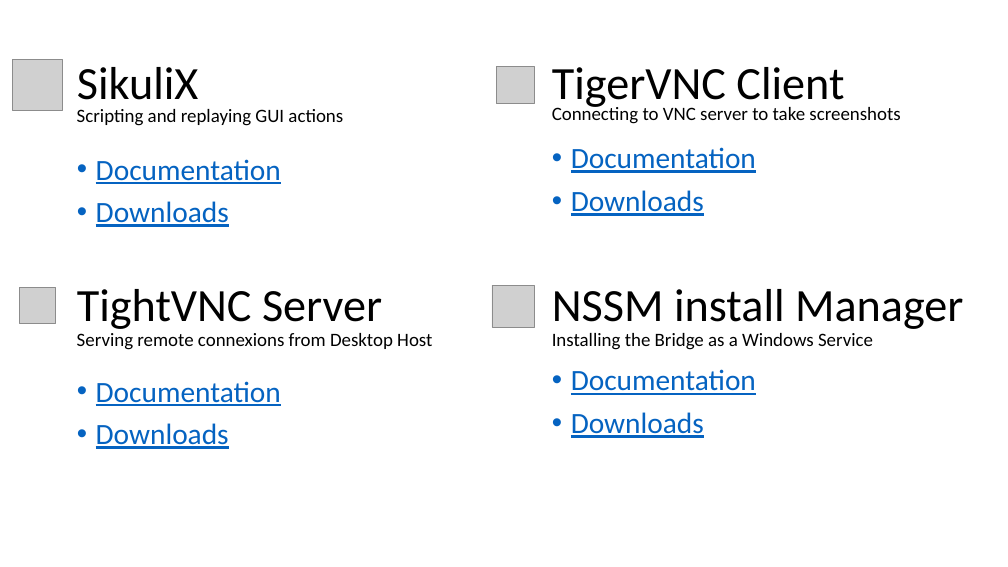
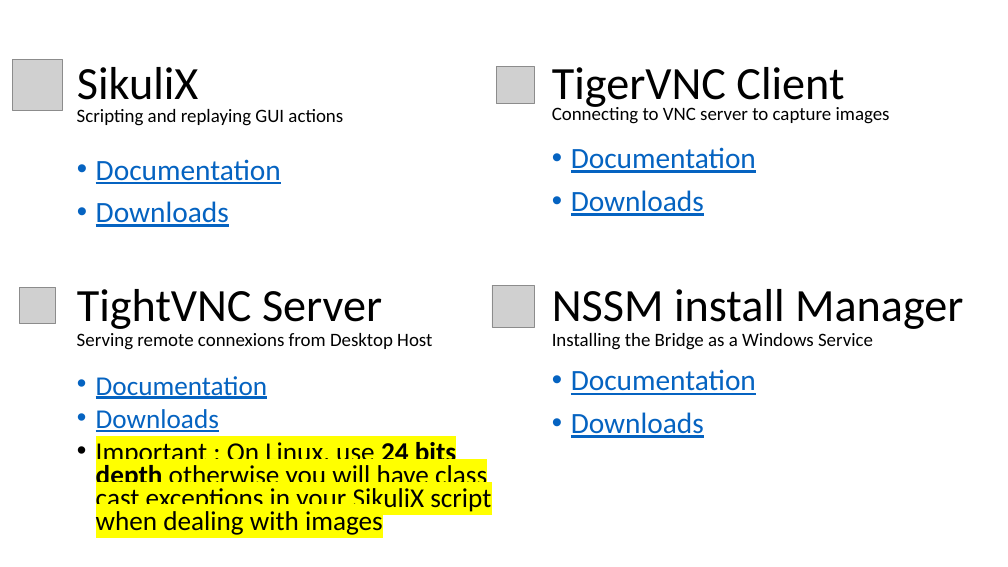
Before and after one commit to LO-RAN/dt_sikulix_bridge, a slide deck: slide 4 of documentation/dt_sikulix_bridge.pptx. Drawn at 1008x567 pixels with LibreOffice and Linux fonts; fonts in the diff are those of the drawing; grey boxes stand for pictures. Boxes give left, top, right and bottom in pixels: in the first picture for what was removed or moved away, otherwise in the second. Text is boxed around its words. In the diff, an @@ line names an element or a change of style, - is before the commit and + after.

```diff
--- a/documentation/dt_sikulix_bridge.pptx
+++ b/documentation/dt_sikulix_bridge.pptx
@@ text at (552, 105, 890, 124): text changed @@
-Connecting to VNC server to take screenshots
+Connecting to VNC server to capture images
@@ text at (96, 376, 268, 432): size 28 to 25.9 pt in "Documentation", "Downloads"; line spacing 0.9 to 0.7 @@
@@ text at (96, 442, 491, 535): paragraph added @@
+• Important : On Linux, use 24 bits depth otherwise you will have class cast exceptions in your SikuliX script when dealing with images
```
Also in this commit, not shown: 9 other slides changed, 2 slides added, 4 slides removed.
